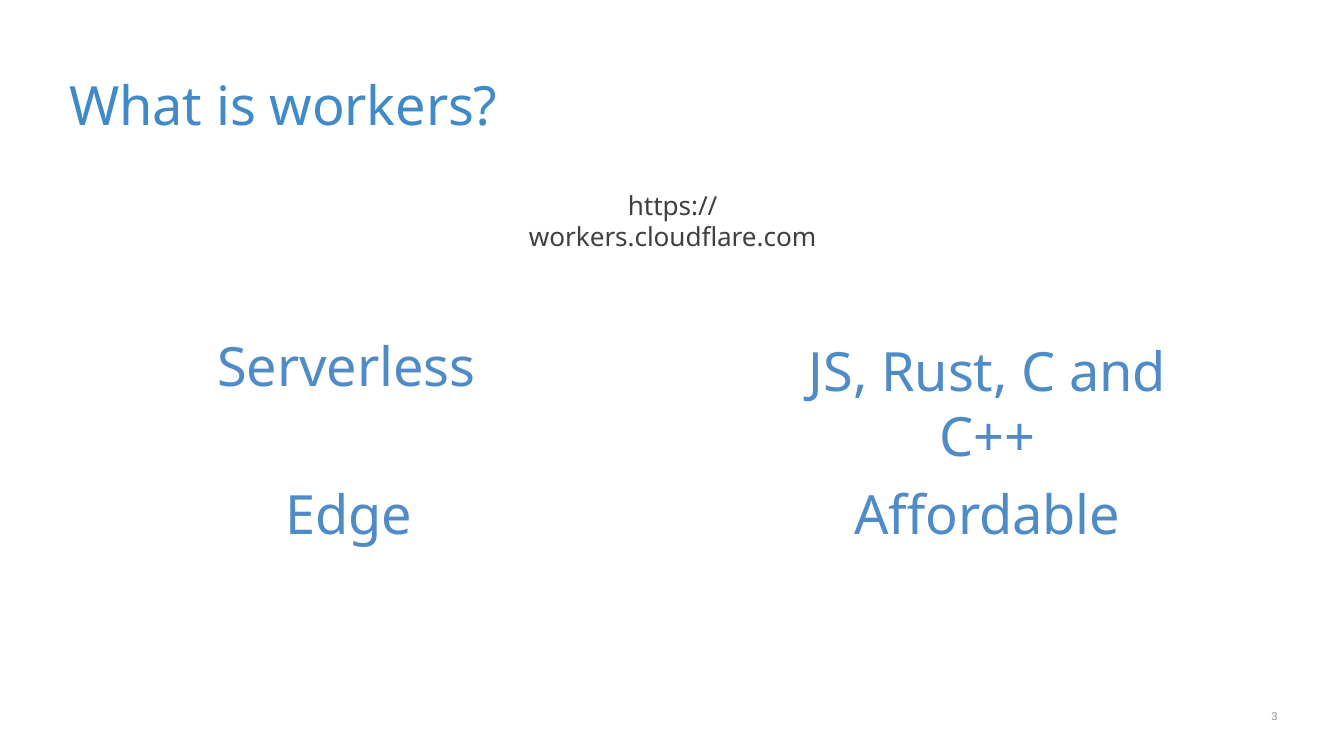
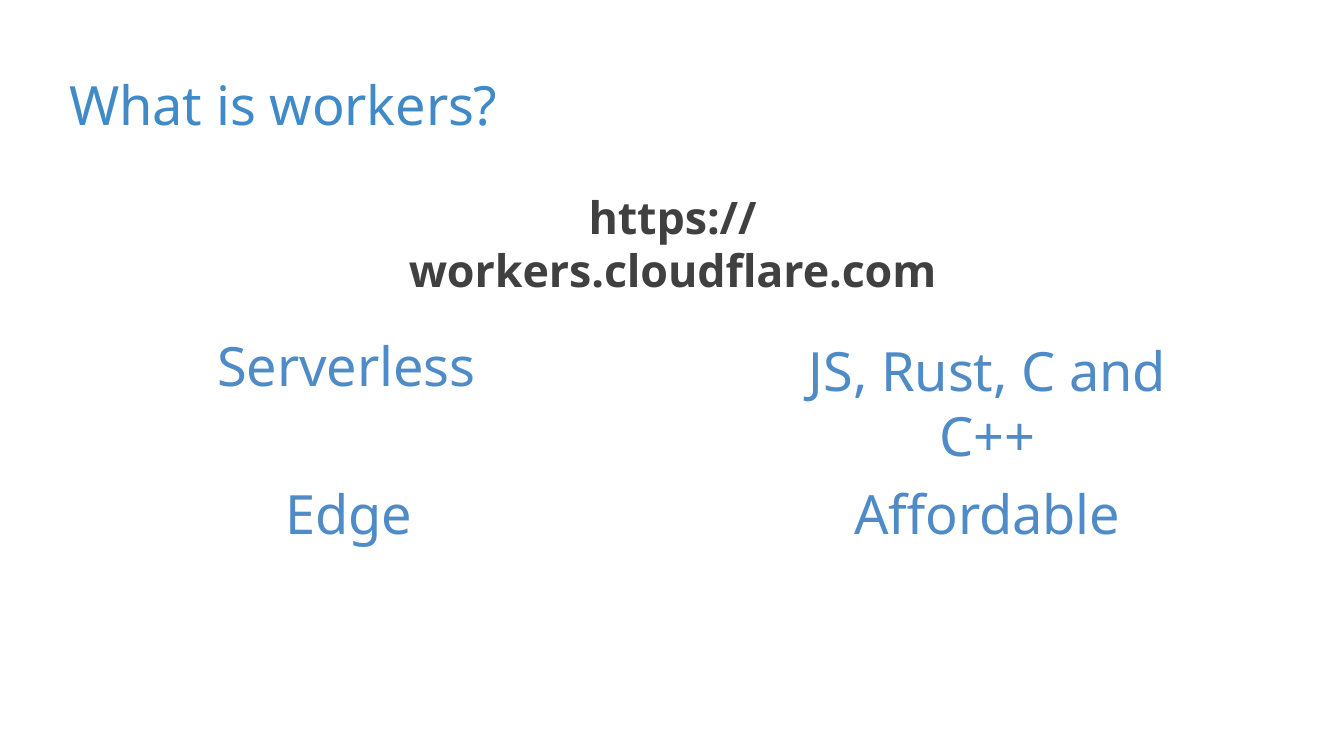
Before and after one commit to irensaltali/CloudflareWorkers-JustWriteCodeWebinar052020, a slide deck: slide 4 of Presentation.pptx (slide 3 before the commit). Drawn at 1344x756 pixels with LibreOffice and Linux fonts; fonts in the diff are those of the drawing. Boxes give left, top, right and bottom in pixels: in the first picture for what was removed or moved away, otherwise in the second. Text is boxed around its words. In the diff, an @@ line names an element or a change of style, - is before the commit and + after.

```diff
--- a/Presentation.pptx
+++ b/Presentation.pptx
@@ text "https://workers.cloudflare.com": place and size @@
-text "https://workers.cloudflare.com" at box(529, 195, 816, 247)
+text "https://workers.cloudflare.com" at box(409, 200, 937, 288)
@@ text "https://workers.cloudflare.com" at box(409, 200, 937, 288): size 14 to 24 pt, bold on @@
@@ text removed at box(1271, 712, 1277, 720) @@
-3
```
Also in this commit, not shown: 6 other slides changed, 1 slide added, 1 other file.
